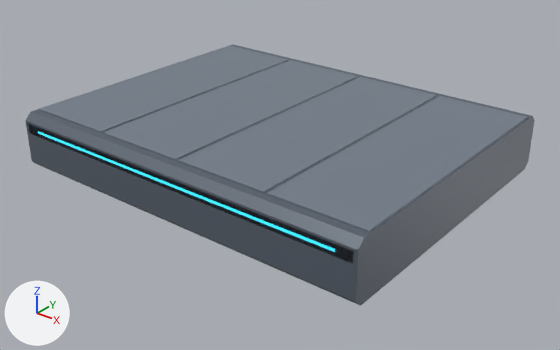
A saved change to the glTF model generated_assets/environments/helix/hlx_env_ledge_static_a.glb.
Both versions are drawn from a 50 mm lens placed at (2.27, -2.84, 1.57), pointed at (0.05, -0.06, -0.15). Arrows for +X, +Y and +Z are at lower left; the lights stay in place. The picture after the commit comes second. Where no turn or scale is listed for an object, it has been applied to the vertices. Vertices at exactly the same position are counted once.

The first picture shows 'mesh_intact'.
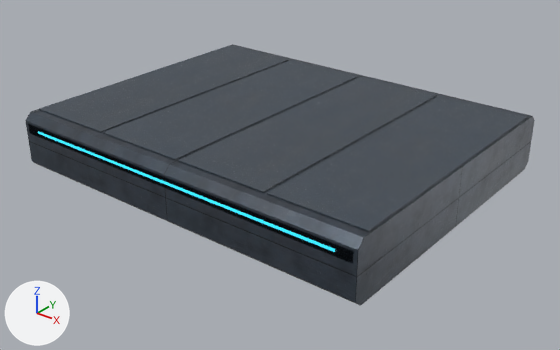
The change, as a diff of the scene's bpy script:
```diff
--- a/generated_assets/environments/helix/hlx_env_ledge_static_a.glb.py
+++ b/generated_assets/environments/helix/hlx_env_ledge_static_a.glb.py
@@ mat_emit_cyan_hlx @@
 n0 = _N.new('ShaderNodeBsdfPrincipled'); n0.name = 'Principled BSDF'
-n0.inputs[0].default_value = (0.0125, 0.235, 0.311, 1.0)  # 'Base Color', cyan #1d8597
 n0.inputs[2].default_value = 0.3  # 'Roughness'
@@ mat_emit_cyan_hlx @@
 n1 = _N.new('ShaderNodeOutputMaterial'); n1.name = 'Material Output'
+n2 = _N.new('ShaderNodeMix'); n2.name = 'Mix'
+n2.data_type = 'RGBA'
+n2.blend_type = 'MULTIPLY'
+n2.inputs[0].default_value = 1.0  # 'Factor'
+n2.inputs[7].default_value = (0.0125, 0.235, 0.311, 1.0)  # 'B', cyan #1d8597
+n3 = _N.new('ShaderNodeVertexColor'); n3.name = 'Color Attribute'
 _L.new(n0.outputs[0], n1.inputs[0])  # 'BSDF' to 'Surface'
+_L.new(n2.outputs[2], n0.inputs[0])  # 'Result' to 'Base Color'
+_L.new(n3.outputs[0], n2.inputs[6])  # 'Color' to 'A'
@@ mat_mat_reinforced_steel_hlx @@
 mat_mat_reinforced_steel_hlx = bpy.data.materials.new('mat_reinforced_steel_hlx')
-# nodes: BsdfPrincipled, OutputMaterial
-# colours: greyish blue #5b6470
+# nodes: BsdfPrincipled, Math, Mix x2, NormalMap, OutputMaterial, SeparateColor, TexImage x3, VertexColor
+# colours: pale yellow #ebe5d5, mixed with the vertex colours
+# uses the picture img_hlx_mat_reinforced_steel_a_albedo
+# uses the picture img_hlx_mat_reinforced_steel_a_normal
+# uses the picture img_hlx_mat_reinforced_steel_a_orm
@@ mat_mat_reinforced_steel_hlx_panel @@
 mat_mat_reinforced_steel_hlx_panel = bpy.data.materials.new('mat_reinforced_steel_hlx_panel')
-# nodes: BsdfPrincipled, OutputMaterial
-# colours: greyish blue #788390
+# nodes: BsdfPrincipled, Math, Mix x2, NormalMap, OutputMaterial, SeparateColor, TexImage x3, VertexColor
+# colours: white #ecf6ff, mixed with the vertex colours
+# uses the picture img_shr_mat_painted_panel_a_albedo
+# uses the picture img_shr_mat_painted_panel_a_normal
+# uses the picture img_shr_mat_painted_panel_a_orm
@@ mat_trim_trim_hlx @@
 mat_trim_trim_hlx = bpy.data.materials.new('trim_trim_hlx')
-# nodes: BsdfPrincipled, OutputMaterial
-# colours: grey #aeb6be
+# nodes: BsdfPrincipled, Math, Mix x2, NormalMap, OutputMaterial, SeparateColor, TexImage x3, VertexColor
+# colours: white #d7e1e8, mixed with the vertex colours
+# uses the picture img_shr_mat_brushed_steel_a_albedo
+# uses the picture img_shr_mat_brushed_steel_a_normal
+# uses the picture img_shr_mat_brushed_steel_a_orm
@@ me_mesh_intact @@
 me_mesh_intact.from_pydata(...)  # 64 vertices, 100 faces; spans x -1.0..1.0, y -0.8..0.8, z -0.15..0.15
+# me_mesh_intact part 1: vertex colours changed
 me_mesh_intact.materials.append(mat_emit_cyan_hlx)
```

Where the change shows, as pixel boxes (x1, y1, x2, y2) in the pictures (560 x 350 px):
'mesh_intact', recoloured, surface changed (darker): (25, 45, 534, 306) in both
